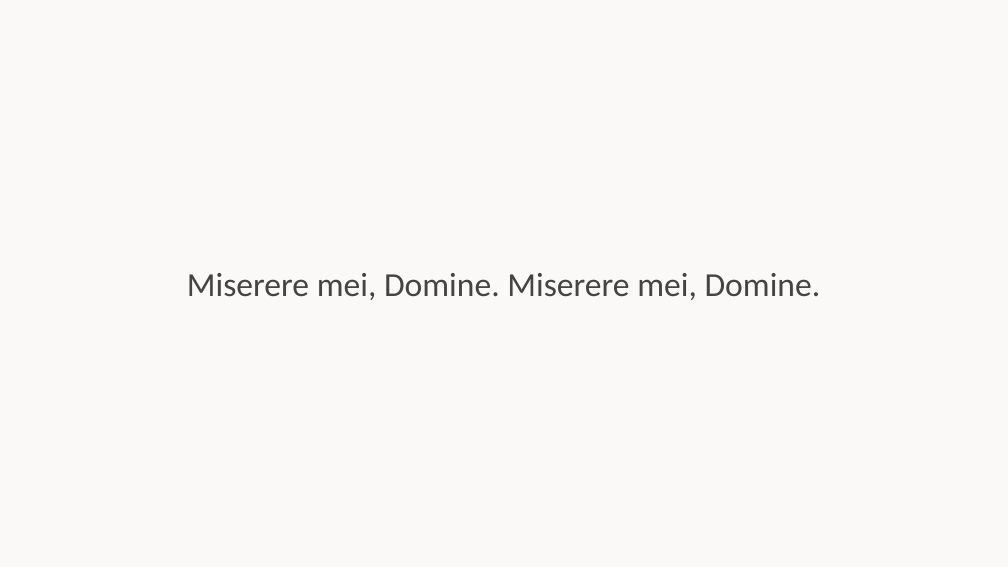
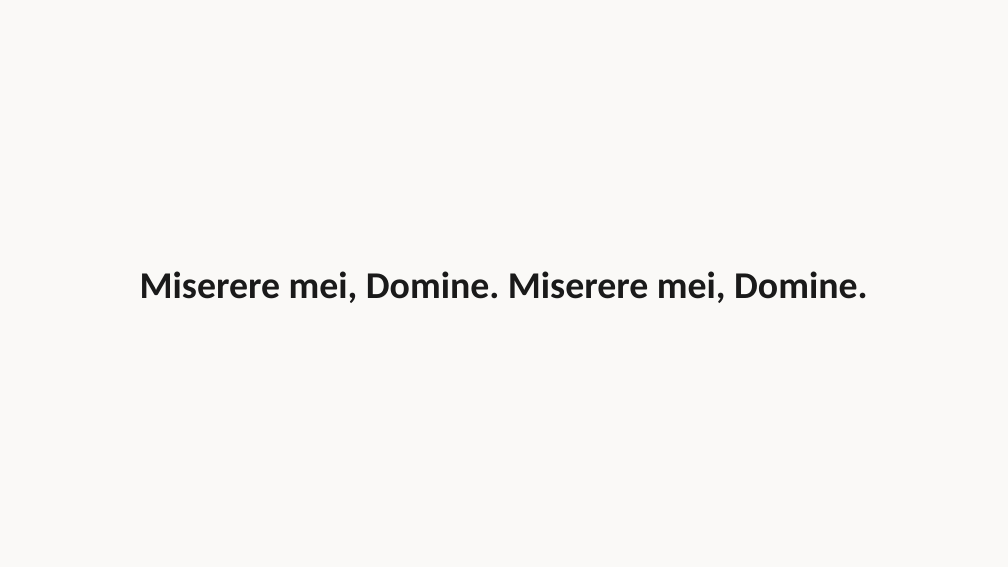
Before and after one commit to gpereira12/slides-harmonia-divina, a slide deck: slide 4 of missas/Quaresma/Cinzas.pptx. Drawn at 1008x567 pixels with LibreOffice and Linux fonts; fonts in the diff are those of the drawing. Boxes give left, top, right and bottom in pixels: in the first picture for what was removed or moved away, otherwise in the second. Text is boxed around its words. In the diff, an @@ line names an element or a change of style, - is before the commit and + after.

```diff
--- a/missas/Quaresma/Cinzas.pptx
+++ b/missas/Quaresma/Cinzas.pptx
@@ text "Miserere mei, Domine. Miserere mei, ..." at box(140, 271, 867, 303): size 32 to 36 pt, text colour #444444 to #1A1A1A, bold on @@
```
Also in this commit, not shown: 6 other slides changed, 15 slides added, 1 other file.
